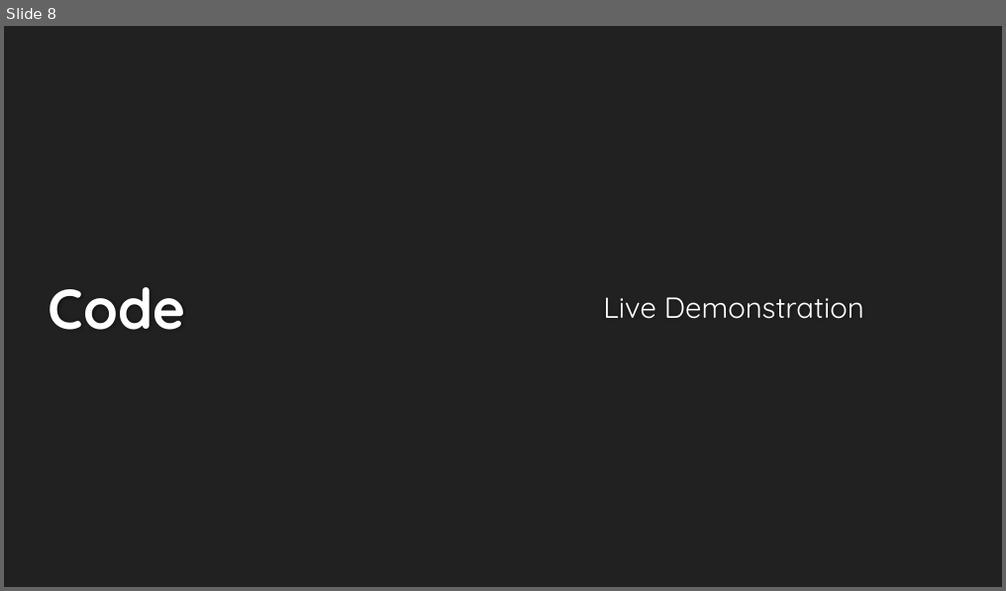
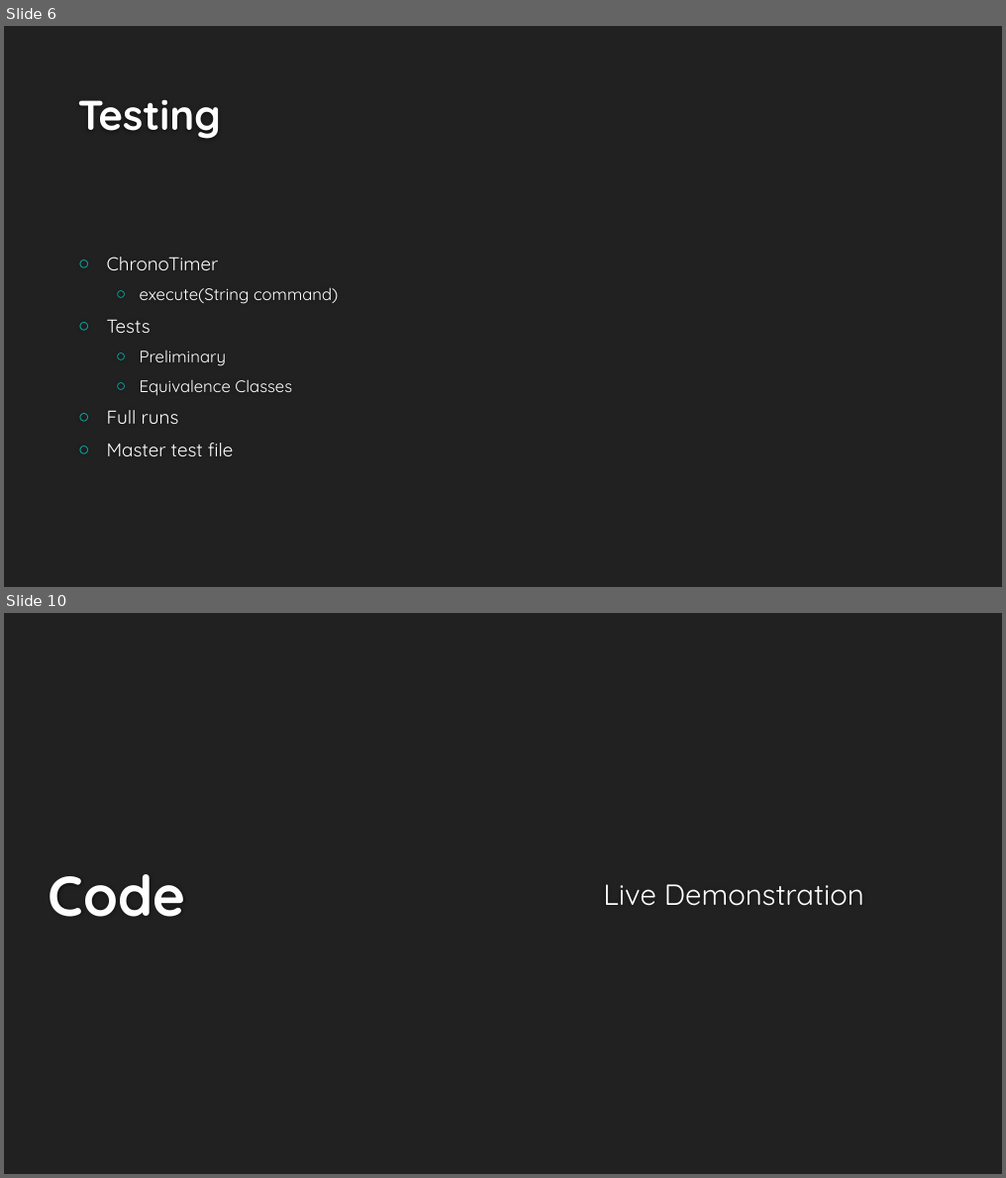
Before and after one commit to Fastwatch/FastWatch361, a slide deck: Artifacts/Presentation/Fastwatch.pptx. Shown one above the other, each under a label of ours: slide 8 before the commit, slides 6 and 10 after it; the slides between them are not shown. The pictures are 1006x591 and 1006x1178 pixels, drawn with LibreOffice and Linux fonts; fonts in the diff are those of the drawing; background and template pictures are left out. Boxes give left, top, right and bottom in pixels: in the first picture for what was removed or moved away, otherwise in the second. Text is boxed around its words. In the diff, an @@ line names an element or a change of style, - is before the commit and + after.

Commit message:
Tests

```diff
--- a/Artifacts/Presentation/Fastwatch.pptx
+++ b/Artifacts/Presentation/Fastwatch.pptx
@@ slide 6 added at [4,26,1002,587], background #212121 @@
@@ title added at [78,100,221,139], 40 pt, text #FEFEFE, bold @@
+Testing
@@ text added at [107,257,338,457], 16 pt, text #FFFFFF @@
+○ ChronoTimer
+  ○ execute(String command)
+○ Tests
+  ○ Preliminary
+  ○ Equivalence Classes
+○ Full runs
+○ Master test file
@@ what was slide 8 is now slide 10 @@
```
Also in this commit, not shown: 3 slides changed, 3 other slides added, 2 slides removed, 4 other files.
